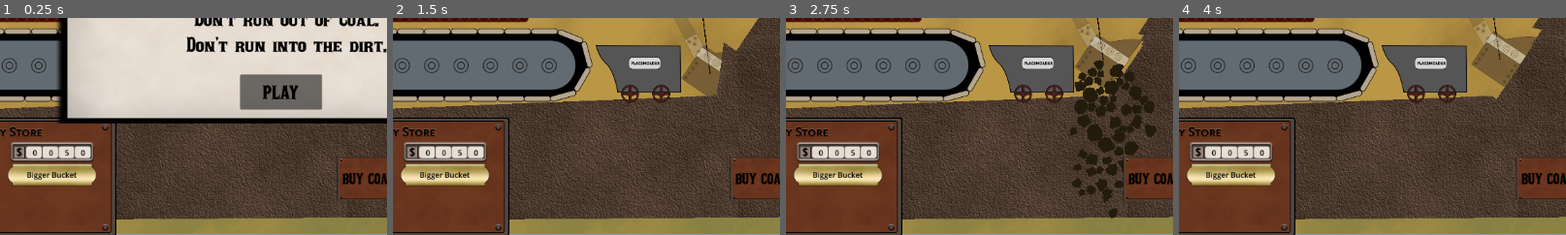
Above: before the commit, frames 1-4 (left to right).
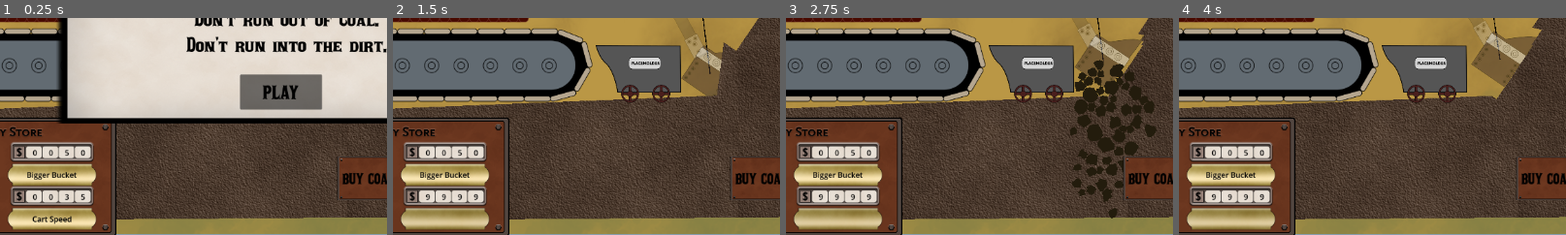
Above: after the commit, the same moments.

Repository: Lobbsterwaffles/Steam-Shov
Game: Godot game, scene res://jonly.tscn
Two runs of this game, one before a commit and one after it. Both use one fixed random seed, a clock stepped at 60 frames per second and the inputs below.
Inputs (mouse positions are % of the whole screen's width and height, from its top left):
- Up to frame 1 (0.25 s): no input
- Up to frame 2 (1.5 s): click "PLAY" at 0.5 s; click (22, 96) at 1.25 s, where only the run after the commit has a clickable "Cart Speed"
- Up to frame 3 (2.75 s): hold Q (hoist_up) from 2.03 s (still down); hold B (bucket_release) from 2.03 s (still down)
- Up to frame 4 (4 s): release Q (hoist_up) at 2.78 s; release B (bucket_release) at 2.78 s; hold Shift (crowd_brake) 2.78-3.53 s; tap O (crowd_in) at 2.85 s; hold Q (hoist_up) from 3.53 s (still down); hold P (crowd_out) from 3.53 s (still down)
The pictures show only the part of the screen within x 16-65%, y 50-100%; the shares and areas given below are measured in that part.

The runs differ from the first frame. In frame 1, 4.1% of the frame differs, in the area x 2-25%, y 77-98%; in frame 2, 4.1%; in frame 3, 4.1%; in frame 4, 4.1%.

Commit message:
cart speed

Diff:
--- a/upgrade_table.gd
+++ b/upgrade_table.gd
@@ -27,4 +27,11 @@
 	u.efficiency = 0.1
 	rows.append(u)
 
+	u = Upgrade.new()
+	u.id = "Cart Speed"
+	u.family = "Cart"
+	u.cost = 35.0
+	u.suckdown = 5.0
+	rows.append(u)
+
 	return rows
